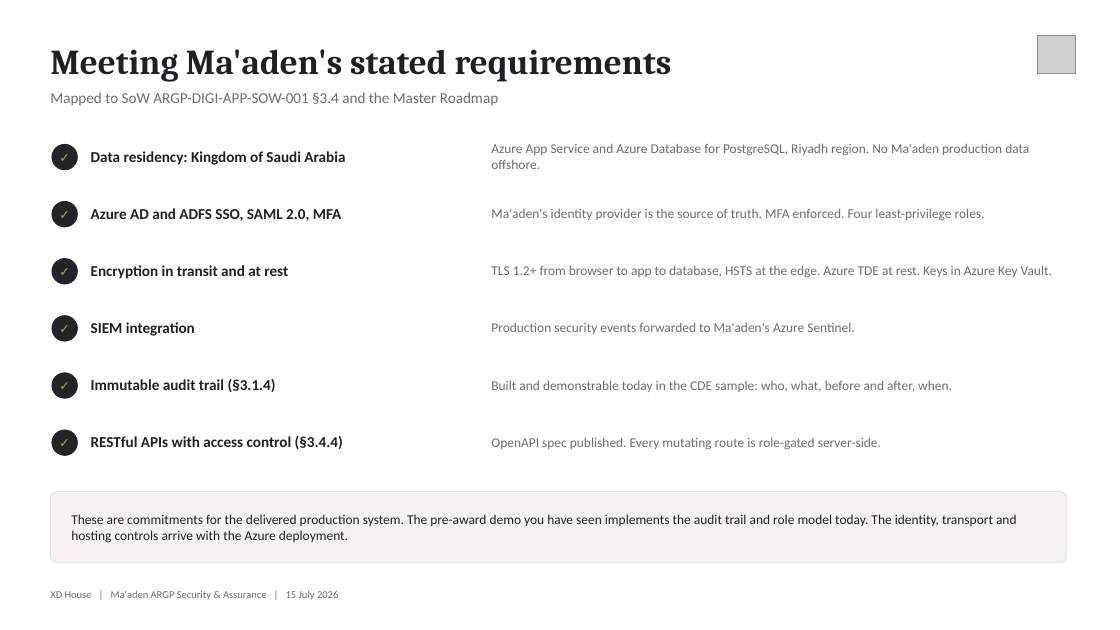
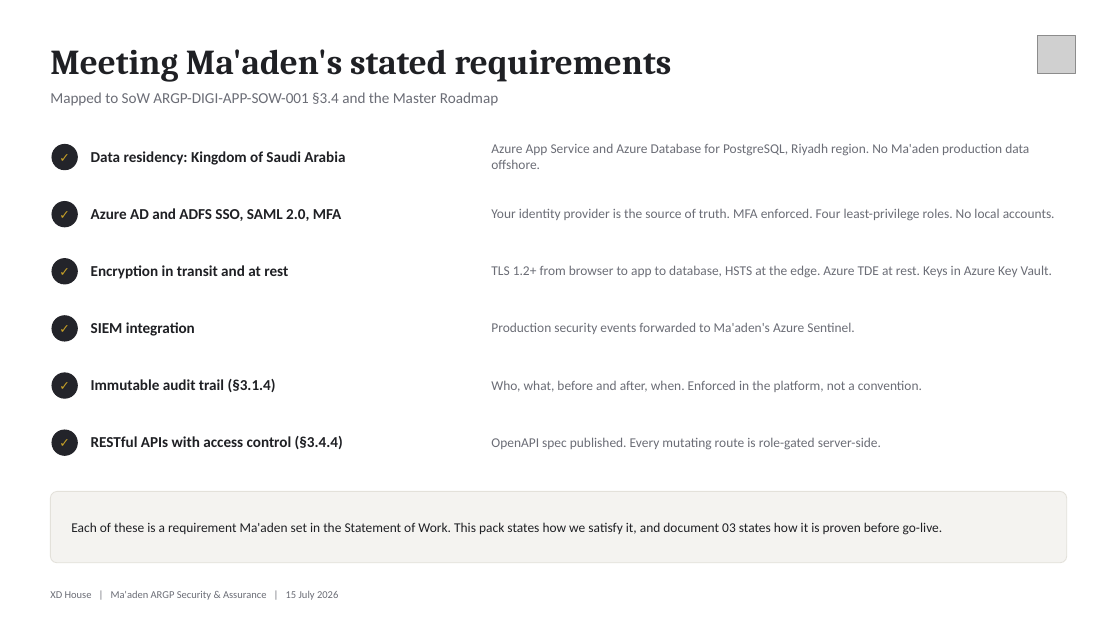
Before and after one commit to XDH-AngelBalilo/XDH_Maaden, a slide deck: slide 4 of RFQ Doc/2026.07.15 Security Pack/Maaden ARGP - Security & Assurance.pptx (slide 7 before the commit). Drawn at 1120x630 pixels with LibreOffice and Linux fonts; fonts in the diff are those of the drawing; grey boxes stand for pictures. Boxes give left, top, right and bottom in pixels: in the first picture for what was removed or moved away, otherwise in the second. Text is boxed around its words. In the diff, an @@ line names an element or a change of style, - is before the commit and + after.

```diff
--- a/RFQ Doc/2026.07.15 Security Pack/Maaden ARGP - Security & Assurance.pptx
+++ b/RFQ Doc/2026.07.15 Security Pack/Maaden ARGP - Security & Assurance.pptx
@@ text at [491,208,1055,221]: text changed @@
-Ma'aden's identity provider is the source of truth. MFA enforced. Four least-privilege roles.
+Your identity provider is the source of truth. MFA enforced. Four least-privilege roles. No local accounts.
@@ text at [491,380,922,392]: text changed @@
-Built and demonstrable today in the CDE sample: who, what, before and after, when.
+Who, what, before and after, when. Enforced in the platform, not a convention.
@@ text at [71,522,943,535]: text changed @@
-These are commitments for the delivered production system. The pre-award demo you have seen implements the audit trail and role model today. The identity, transport and hosting controls arrive with the Azure deployment.
+Each of these is a requirement Ma'aden set in the Statement of Work. This pack states how we satisfy it, and document 03 states how it is proven before go-live.
```
Also in this commit, not shown: 5 other slides changed, 2 slides added, 3 slides removed, 8 other files.
